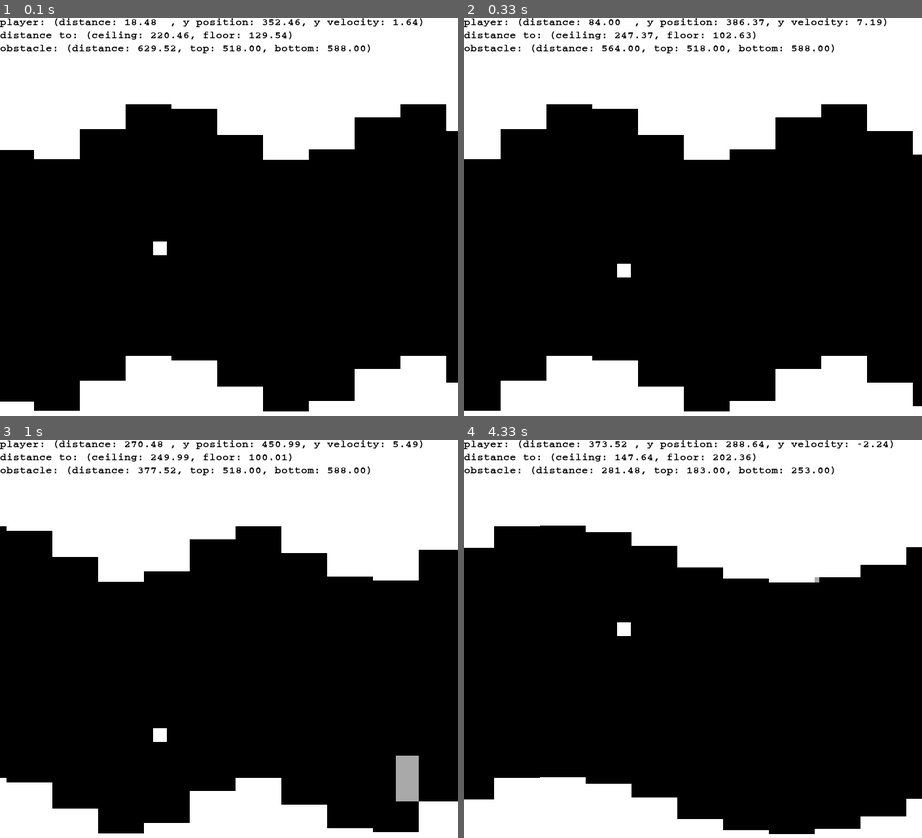
Above: before the commit, frames 1-4 (two rows, left to right).
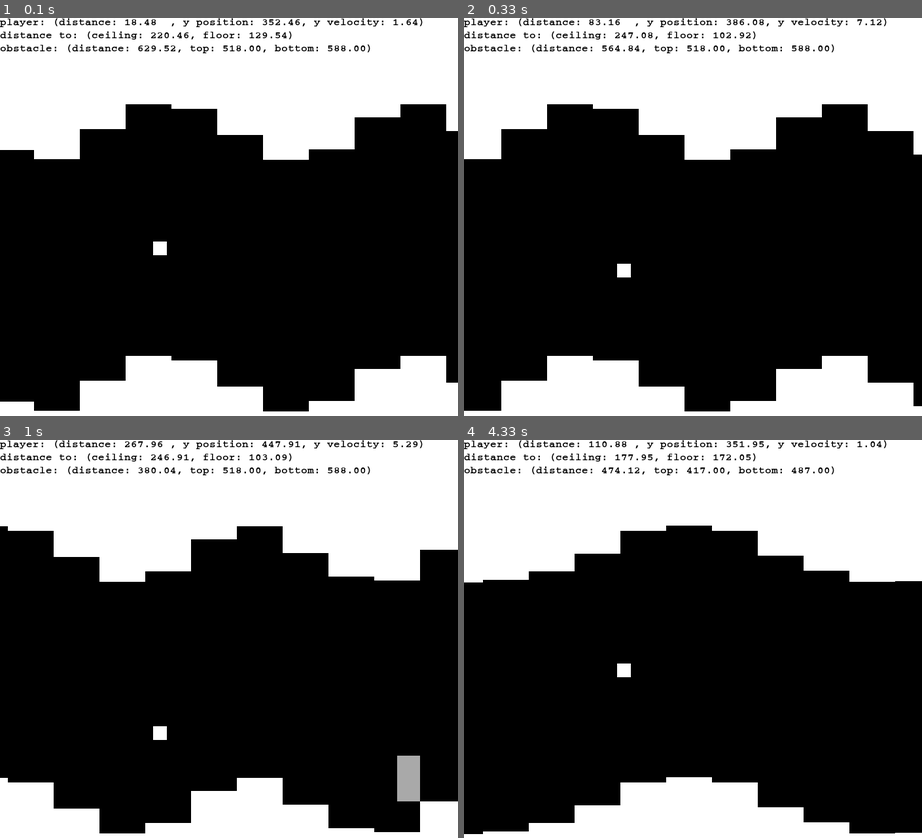
Above: after the commit, the same moments.

Repository: uzgit/helicopter-game
Game: pygame game, started from pixelcopter.py
Same seed, same stepped clock (60 frames per second), same inputs: the game is played once before the commit and once after it.
Inputs:
- Up to frame 1 (0.1 s): no input
- Up to frame 2 (0.33 s): no input
- Up to frame 3 (1 s): tap W at 0.33, 0.73 s
- Up to frame 4 (4.33 s): tap W at 1.03, 1.23, 1.57, 1.87, 2.07, 2.37, 2.63, 2.97, 3.27, 3.4, 3.8, 4.1 s

Frame 1 is identical in both runs. In frame 2, 0.3% of the frame differs, in the area x 8-99%, y 0-99%; in frame 3, 0.6%; in frame 4, 15%, in the area x 0-100%, y 0-100%.

Commit message:
Set constant dt and added quiet mode for faster simulation.

Diff:
--- /dev/null
+++ b/agent.py
@@ -0,0 +1,20 @@
+#Initial skeleton for agents
+class Agent():
+
+    def __init__(self):
+
+        self.iterations = 0
+
+    #This is the name of the constructor used by the game
+    def Agent(self):
+
+        self.__init__()
+
+    def reset(self):
+
+        self.__init__()
+
+    def get_action(self, game_state):
+
+        action = None
+        return action
--- a/pixelcopter.py
+++ b/pixelcopter.py
@@ -3,37 +3,30 @@
 import math
 import sys
 import argparse
+import importlib
 import numpy
 
 from pygamewrapper import PyGameWrapper
-
 import pygame
 import pygame.freetype
 from pygame.constants import K_w, K_s, K_q, K_p
 from vec2d import vec2d
 
 parser = argparse.ArgumentParser()
-parser.add_argument("-s", "--speed",   help = "Emulation speed (no units, default = 0.0004). Increase this value to go faster, decrease to go slower.", default = 0.0004, type = float)
-parser.add_argument("-a", "--agent",   help = "Name of the type of agent to use to play the game.", default =None, type = str)
-parser.add_argument("-n", "--noisy",   help = "Adds gausian noise into the simulated sensor values. Noise amplitude for obstaces is directly proportional to the distance from the obstacle.", action="store_true")
+parser.add_argument("-s", "--fps",     help = "Frames per second. Increase this value to go faster, decrease to go slower.", default = 30, type = float)
+parser.add_argument("-a", "--agent",   help = "Name of the type of agent to use to play the game. This should be equal to the name of the agent's python file, without the '.py'", default =None, type = str)
+parser.add_argument("-n", "--noisy-sensors",   help = "Adds gausian noise into the simulated sensor values. Noise amplitude for obstaces is directly proportional to the distance from the obstacle.", action="store_true")
 parser.add_argument("-d", "--no-data", help = "Suppresses on-screen data output.", action="store_true")
+parser.add_argument("-q", "--quiet-mode",   help = "Quiet mode simulates the game without animation.", action="store_true")
 arguments = parser.parse_args()
 
-emulation_speed = arguments.speed
-agent = arguments.agent
-
-if agent == "stupid":
-    import stupid_agent as Agent
-
-if( arguments.agent is not None ):
-    print("Using agent: %s." % (arguments.agent))
-else:
-    print("Using human agent.")
-
-if( arguments.noisy ):
-    print("Using noisy sensor data for simulated sensors.")
-elif agent is not None:
-    print("Using true sensor data for simulated sensors.")
+#emulation_speed = arguments.speed
+agent_argument = arguments.agent
+
+if agent_argument is not None:
+    Agent = importlib.import_module(agent_argument)
+
+print(arguments)
 
 BLACK      = (  0,   0,   0)
 GREY       = (169, 169, 169)
@@ -43,12 +36,6 @@
 LSU_GOLD   = (253, 208,  35)
 GREEN      = (  0, 255,  51)
 
-#DISPLAY_UPDATE  = '-silent' not in sys.argv and '-s' not in sys.argv
-DISPLAY_DATA = not arguments.no_data
-#DISPLAY_DATA = True
-
-print(arguments)
-
 WINDOW_WIDTH  = 700
 WINDOW_HEIGHT = 700
 BLOCK_WIDTH_COEFFICIENT   = 0.05 #default is 0.1
@@ -56,6 +43,7 @@
 PLAYER_WIDTH_COEFFICIENT  = 0.03 #default = 0.05
 PLAYER_HEIGHT_COEFFICIENT = 0.03 #default = 0.05
 
+# Class for the blocks that appear in the way of the helicopter
 class Block(pygame.sprite.Sprite):
 
     def __init__(self, pos_init, speed, SCREEN_WIDTH, SCREEN_HEIGHT):
@@ -90,7 +78,7 @@
 
         self.rect.center = (self.pos.x, self.pos.y)
 
-
+# Class for the pixhel that takes the place of the helicopter
 class HelicopterPlayer(pygame.sprite.Sprite):
 
     def __init__(self, speed, SCREEN_WIDTH, SCREEN_HEIGHT):
@@ -128,7 +116,7 @@
 
         self.rect.center = (self.pos.x, self.pos.y)
 
-
+# Class for the terrain forming the border of the "cave"
 class Terrain(pygame.sprite.Sprite):
 
     def __init__(self, pos_init, speed, SCREEN_WIDTH, SCREEN_HEIGHT):
@@ -168,7 +156,7 @@
         self.pos.x -= self.speed * dt
         self.rect.center = (self.pos.x, self.pos.y)
 
-
+# Class for the actual Pixelcopter game object
 class Pixelcopter(PyGameWrapper):
     """
     Parameters
@@ -181,7 +169,7 @@
 
     """
 
-    def __init__(self, width=48, height=48):
+    def __init__(self, width=48, height=48, agent=None):
         actions ={
             "up"    : K_w,
             "quit"  : K_q,
@@ -191,8 +179,10 @@
         PyGameWrapper.__init__(self, width, height, actions=actions)
 
         self.is_climbing = False
-        self.speed = emulation_speed * width
+        self.speed = 0.0004 * width
         self.paused = False
+
+        self.agent = agent
 
     def _handle_player_events_flappy_mode(self):
         self.is_climbing = False
@@ -387,13 +377,30 @@
     def reset(self):
         self.init()
 
+        if agent is not None:
+            agent.reset()
+
     def step(self, dt):
 
         self.screen.fill((BLACK))
 
-        if( agent == None ):
+        #If the player is human
+        if agent == None:
             self._handle_player_events_flappy_mode()
 #        self._handle_player_events_helicopter_mode()
+
+        #If the player is an agent
+        else:
+            if arguments.noisy_sensors:
+                state = game.getNoisyGameState()
+            else:
+                state = game.getGameState()
+
+            if agent is not None:
+                agent_action = agent.get_action(state)
+                game._handle_agent_action(agent_action)
+                game._handle_player_events_in_agent_mode()
+
 
         self.score += self.rewards["tick"]
 
@@ -447,66 +454,67 @@
 
         self.distance_traveled += self.speed * dt
 
+#################################################################################################
+# Some functions to display data to the screen
 def display_status_line_1(status):
-
     return "player: (distance: %-7.2f, y position: %4.2f, y velocity: %4.2f)" % (status["distance_traveled"], status["player_y"], status["player_vel"])
-
 def display_status_line_2(status):
-
     return "distance to: (ceiling: %-3.2f, floor: %3.2f)" %(status["player_dist_to_ceil"], status["player_dist_to_floor"])
-
-            #"next_gate_dist_to_player": min_dist,
-            #"next_gate_block_top": min_block.pos.y,
-            #"next_gate_block_bottom": min_block.pos.y + min_block.height
-
 def display_status_line_3(status):
-
     return "obstacle: (distance: %3.2f, top: %3.2f, bottom: %3.2f)" %(status["next_gate_dist_to_player"], status["next_gate_block_top"], status["next_gate_block_bottom"])
 
+#################################################################################################
 if __name__ == "__main__":
     import numpy as np
 
+    #Instantiate the agent, if an agent is specified
+    if agent_argument is not None:
+        agent = Agent.Agent()
+    else:
+        agent = None
+
+    #Instantiate and initialize the game
     pygame.init()
-    game = Pixelcopter(width=WINDOW_WIDTH, height=WINDOW_HEIGHT)
+    game = Pixelcopter(width=WINDOW_WIDTH, height=WINDOW_HEIGHT, agent=agent)
     game.screen = pygame.display.set_mode(game.getScreenDims(), 0, 32)
     game.clock = pygame.time.Clock()
     game.rng = np.random.RandomState(24)
     game.init()
+
+    #Instantiate the font used to display text on the screen
     courier_font = pygame.freetype.Font("courier.ttf", 16)
-
-    if agent is not None:
-        agent = Agent.Agent()
 
     while True:
         if game.game_over():
-#            print(game.getGameState())
             game.reset()
 
-            if agent is not None:
-                agent.reset()
-
         if not game.paused:
 
-            dt = game.clock.tick_busy_loop(30)
-            game.step(dt)
-
-            if arguments.noisy:
-                state = game.getNoisyGameState()
-            else:
-                state = game.getGameState()
-
-            if agent is not None:
-                agent_action = agent.get_action(state)
-                game._handle_agent_action(agent_action)
-#                print(agent_action)
-                game._handle_player_events_in_agent_mode()
-
-            if DISPLAY_DATA:
+            # Increment the time, delaying frames to keep a constant framerate
+            dt = game.clock.tick_busy_loop(arguments.fps) #default is 30
+            # Instead of using a dynamic dt, use a constant dt so that an agent's speed
+            #   does not change relative to the game speed.
+            #game.step(dt)
+            game.step(33)
+
+            # Determine whether to display data to the screen (chosen by user)
+            if not arguments.no_data:
+
+                # Choose between display noisy data or true data
+                if arguments.noisy_sensors:
+                    state = game.getNoisyGameState()
+                else:
+                    state = game.getGameState()
+
+                # Display data to the screen
                 courier_font.render_to(game.screen, (0,  0), display_status_line_1(state), BLACK)
                 courier_font.render_to(game.screen, (0, 20), display_status_line_2(state), BLACK)
                 courier_font.render_to(game.screen, (0, 40), display_status_line_3(state), BLACK)
 
-            pygame.display.update()
-
+            # Animate
+            if not arguments.quiet_mode:
+                pygame.display.update()
+
+        # If the game is paused, we still need to handle a user's "quit" action.
         if game.paused:
             game._handle_player_events_flappy_mode()
--- a/stupid_agent.py
+++ b/stupid_agent.py
@@ -4,6 +4,7 @@
     def __init__(self):
 
         self.iterations = 0
+        self.activation_threshold = 10
 
     def reset(self):
 
@@ -14,12 +15,23 @@
         action = None
 
         self.iterations += 1
-        if(self.iterations % 11 == 0):
+
+        if(game_state["player_dist_to_ceil"] > game_state["player_dist_to_floor"]):
+            self.activation_threshold = 10
+        else:
+            self.activation_threshold = 11
+
+        if(self.iterations % self.activation_threshold == 0):
 
             action = "up"
 
-        if(self.iterations == 200):
+        if(self.iterations == 400):
 
             action = "quit"
 
+#        if action == "up":
+#            print("%s up" % self.iterations)
+#        else:
+#            print("%s None" % self.iterations)
+
         return action
